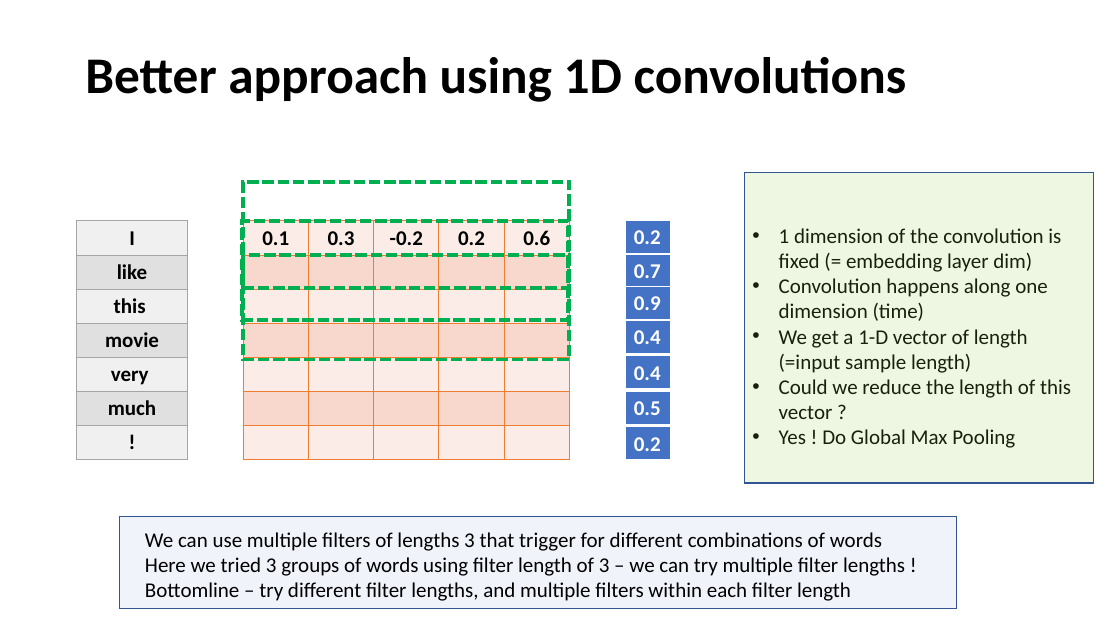
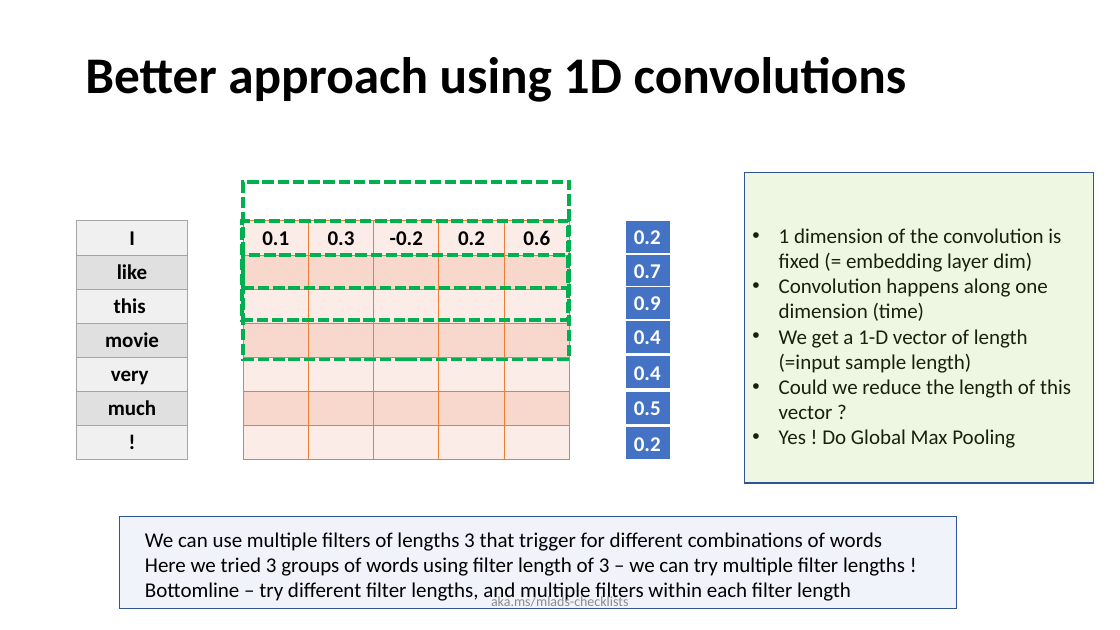
Before and after one commit to FarTaFar/MLADS19_DL4NLP, a slide deck: slide 30 of 41, Gururajan.pptx. Drawn at 1120x630 pixels with LibreOffice and Linux fonts; fonts in the diff are those of the drawing. Boxes give left, top, right and bottom in pixels: in the first picture for what was removed or moved away, otherwise in the second. Text is boxed around its words. In the diff, an @@ line names an element or a change of style, - is before the commit and + after.

```diff
--- a/41, Gururajan.pptx
+++ b/41, Gururajan.pptx
@@ text added at bbox=[491, 594, 629, 609], 12 pt, text #8C8C8C @@
+aka.ms/mlads-checklists
```
Also in this commit, not shown: 25 other slides changed, 1 other file.
